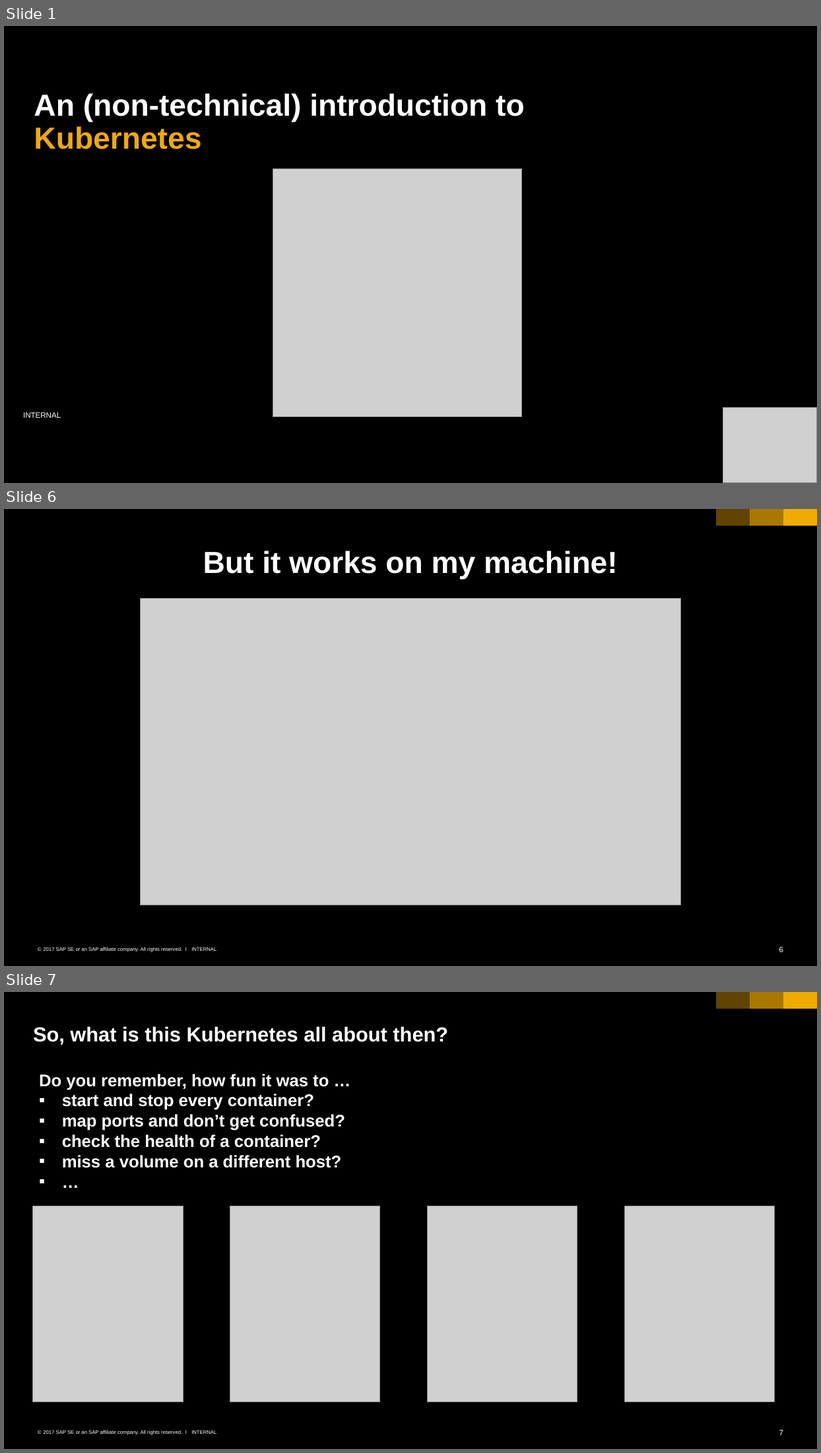
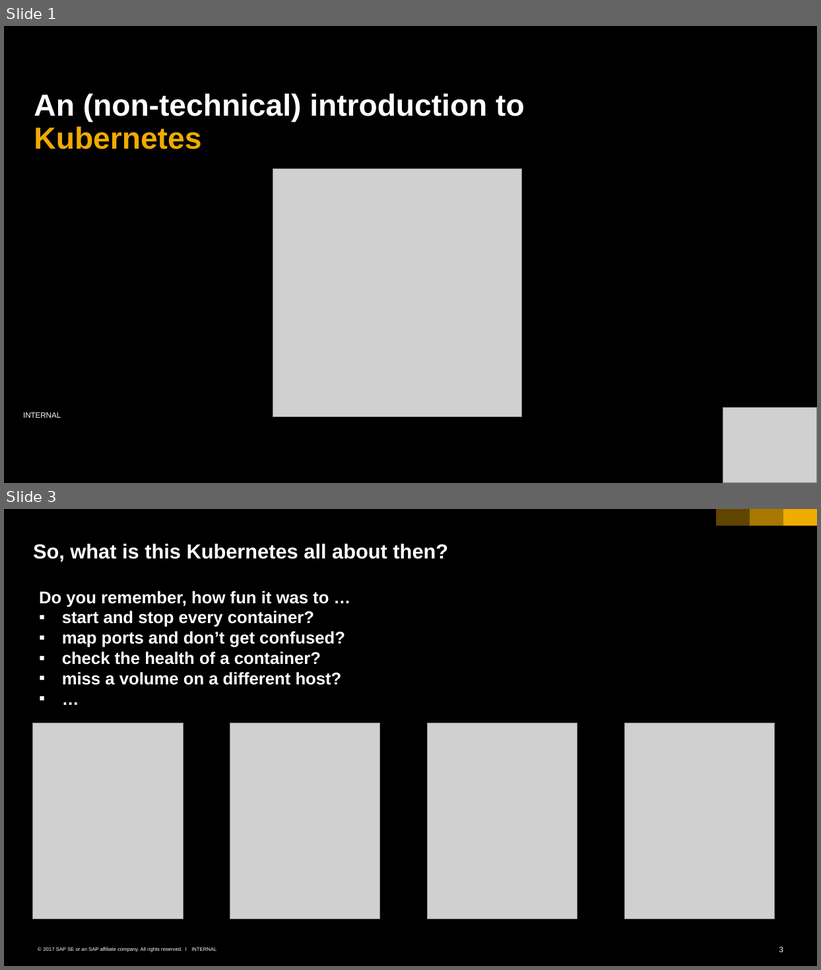
Before and after one commit to cuijiyao01/docker-k8s-training, a slide deck: kubernetes/00_intro.pptx. Shown one above the other, each under a label of ours: slides 1, 6 and 7 before the commit, slides 1 and 3 after it; the slides between them are not shown. The pictures are 821x1453 and 821x970 pixels, drawn with LibreOffice and Linux fonts; fonts in the diff are those of the drawing; grey boxes stand for pictures; background and template pictures are left out. Boxes give left, top, right and bottom in pixels: in the first picture for what was removed or moved away, otherwise in the second. Text is boxed around its words. In the diff, an @@ line names an element or a change of style, - is before the commit and + after.

```diff
--- a/kubernetes/00_intro.pptx
+++ b/kubernetes/00_intro.pptx
@@ slide 6 removed at (x1=4, y1=509, x2=817, y2=966), background #000000; not listed: 6 template elements that a slide beside it also shows @@
@@ title removed at (x1=203, y1=551, x2=618, y2=579) @@
-But it works on my machine!
@@ picture removed at (x1=141, y1=599, x2=680, y2=905) @@
@@ what was slide 7 is now slide 3 @@
@@ page number at (x1=780, y1=947, x2=783, y2=953): text changed @@
-7
+3
```
Also in this commit, not shown: 1 slide added, 4 other slides removed, 1 other file.
